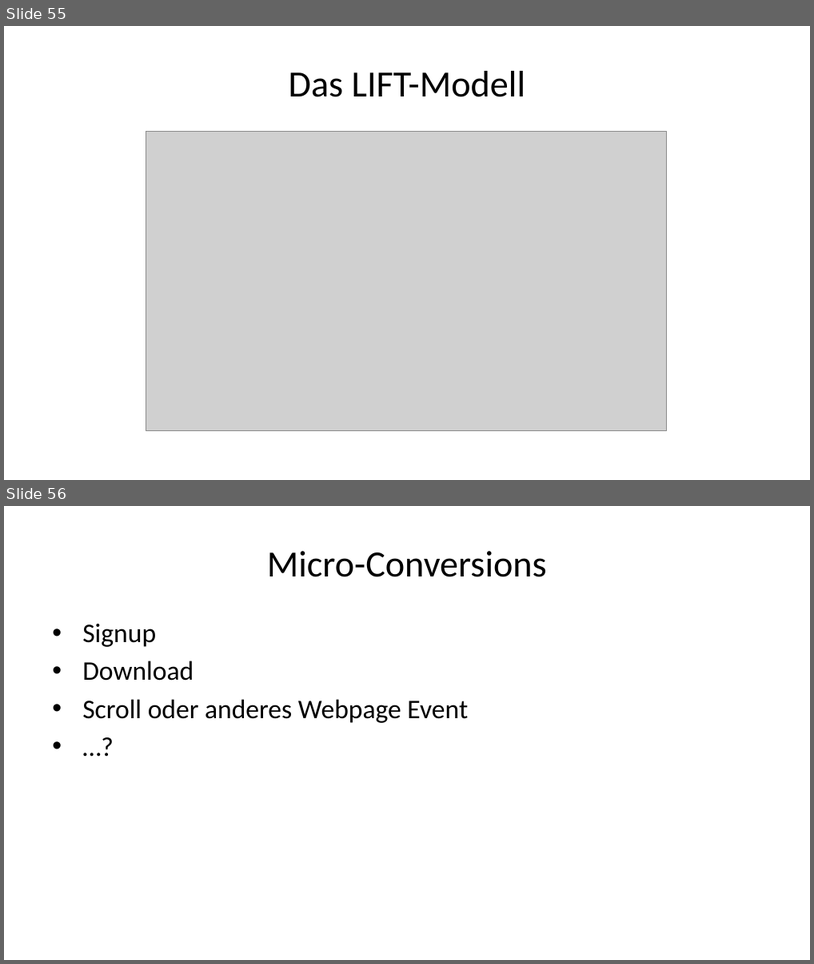
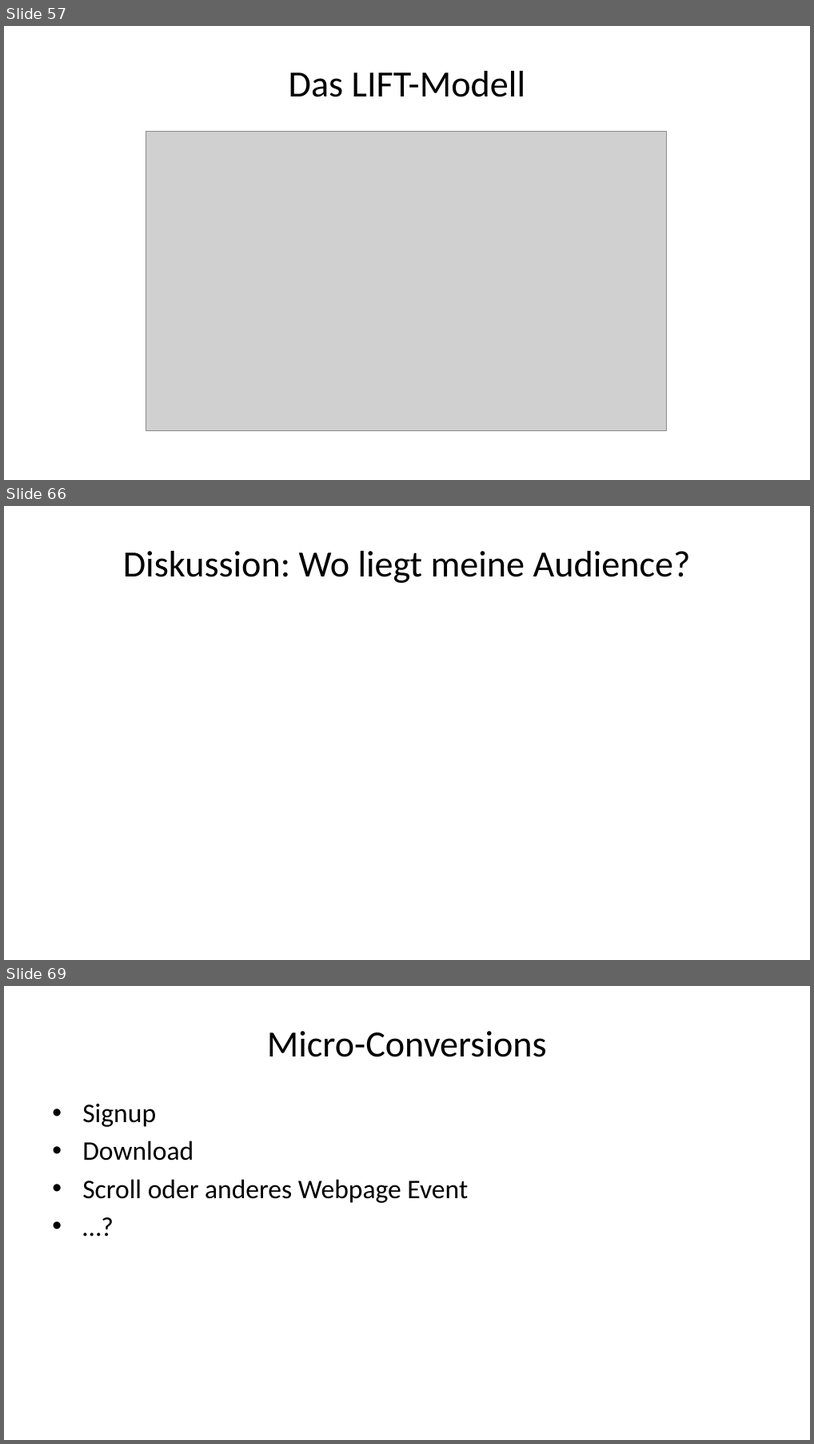
Before and after one commit to daswesen/digitale-inhalte, a slide deck: gdi.pptx. Shown one above the other, each under a label of ours: slides 55 and 56 before the commit, slides 57, 66 and 69 after it; the slides between them are not shown. The pictures are 814x964 and 814x1444 pixels, drawn with LibreOffice and Linux fonts; fonts in the diff are those of the drawing; grey boxes stand for pictures. Boxes give left, top, right and bottom in pixels: in the first picture for what was removed or moved away, otherwise in the second. Text is boxed around its words. In the diff, an @@ line names an element or a change of style, - is before the commit and + after.

```diff
--- a/gdi.pptx
+++ b/gdi.pptx
@@ slide 66 added at <box>4,506,810,960</box>, background #FFFFFF @@
@@ title added at <box>123,551,691,583</box>, 33 pt, text #000000 @@
+Diskussion: Wo liegt meine Audience?
@@ what was slide 55 is now slide 57 @@
@@ what was slide 56 is now slide 69 @@
```
Also in this commit, not shown: 3 slides changed, 10 other slides added, 7 other files.
